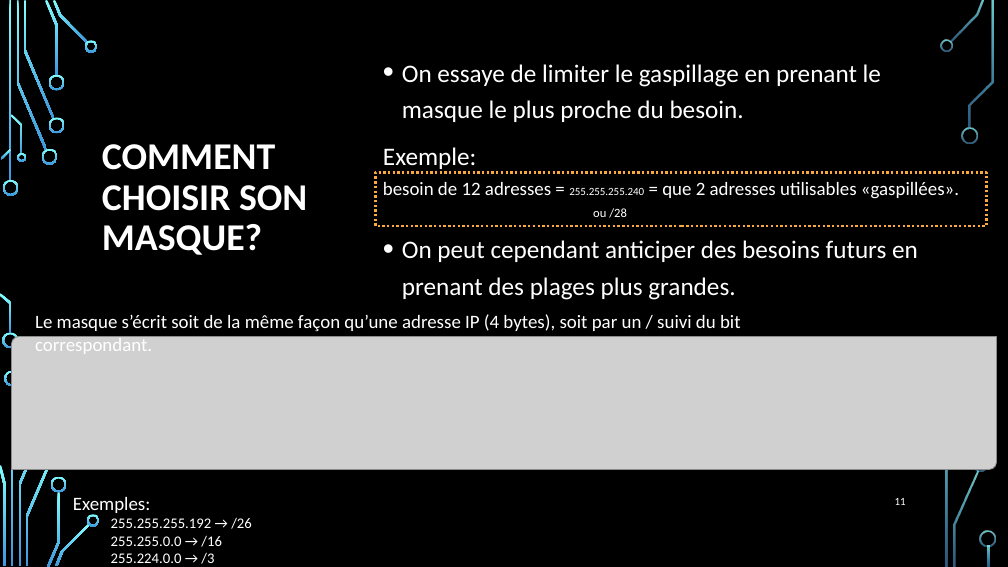
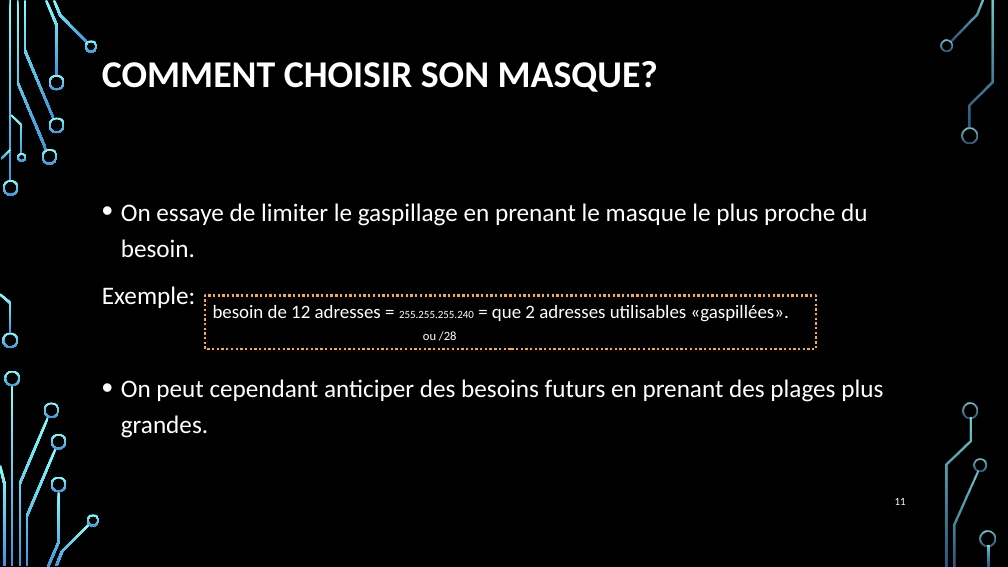
Before and after one commit to Jayleeva/42netpractice, a slide deck: slide 11 of Adressage ip.pptx. Drawn at 1008x567 pixels with LibreOffice and Linux fonts; fonts in the diff are those of the drawing; grey boxes stand for pictures; background and template pictures are left out. Boxes give left, top, right and bottom in pixels: in the first picture for what was removed or moved away, otherwise in the second. Text is boxed around its words. In the diff, an @@ line names an element or a change of style, - is before the commit and + after.

```diff
--- a/Adressage ip.pptx
+++ b/Adressage ip.pptx
@@ title "COMMENT CHOISIR SON MASQUE?" rewrapped from (102, 144, 307, 255) to (102, 61, 658, 92) @@
@@ text "On essaye de limiter le ..." rewrapped from (383, 64, 918, 300) to (102, 203, 883, 438) @@
@@ rectangle "besoin de 12 adresses = ...": place and size @@
-rectangle "besoin de 12 adresses = ..." at (376, 172, 987, 226)
+rectangle "besoin de 12 adresses = ..." at (205, 296, 816, 349)
@@ text removed at (35, 314, 741, 564) @@
-Le masque s’écrit soit de la même façon qu’une adresse IP (4 bytes), soit par un / suivi du bit correspondant.
-Exemples:
-255.255.255.192 → /26
-255.255.0.0 → /16
-255.224.0.0 → /3
@@ picture removed at (11, 337, 997, 470) @@
```
Also in this commit, not shown: 3 other slides changed, 1 slide added.
